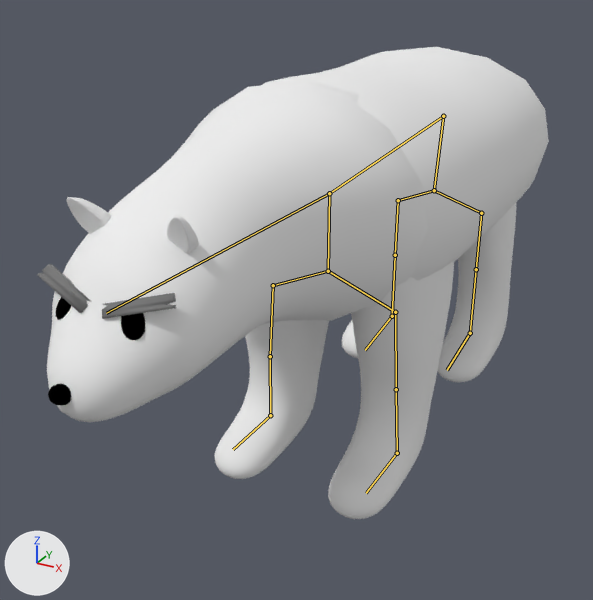
Renders of the glTF model Assets/Models/Poley.glb from each side of a commit.
Both versions are drawn from a 50 mm lens placed at (2.1, -4.57, 3.37), pointed at (-0.3, -0.2, 1.19). Arrows for +X, +Y and +Z are at lower left; the lights stay in place. The first picture is the older version. The bones that bend it are drawn over the model as lines.
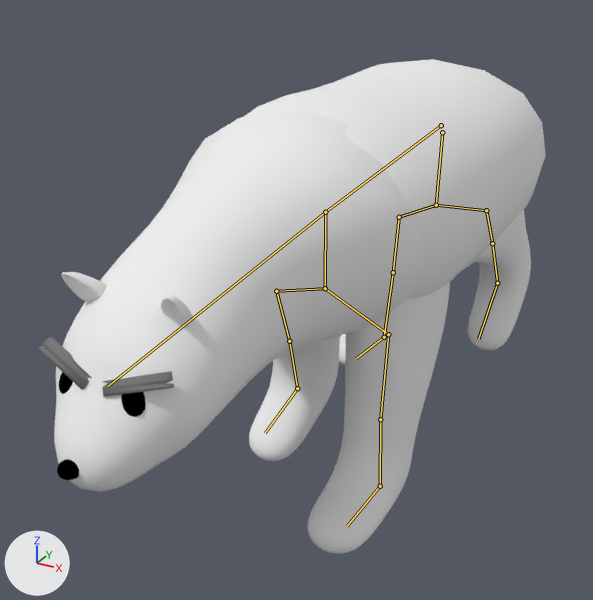
The newer file adds an action. The first version stands in its rest pose; the second is drawn at frame 12 of the action 'run'.

Where the change shows, as pixel boxes [x1, y1, x2, y2] in the pictures (593 x 600 px):
```json
{"object": "Cube.005", "change": "posed", "before": [37, 81, 428, 422], "after": [38, 109, 425, 492], "on screen": "12% taller"}
{"object": "Cube.001", "change": "posed", "before": [263, 47, 549, 281], "after": [245, 59, 546, 299]}
{"object": "Cube.003", "change": "posed", "before": [328, 261, 454, 519], "after": [308, 282, 450, 554], "on screen": "13% wider"}
{"object": "Cube.006", "change": "posed", "before": [215, 320, 329, 479], "after": [249, 335, 340, 461]}
{"object": "Cube.008", "change": "posed", "before": [438, 203, 516, 382], "after": [468, 210, 531, 350]}
{"object": "Cube.009", "change": "posed", "before": [342, 320, 358, 358], "after": [339, 334, 346, 365]}
{"bone": "Bone.001", "before": "(443, 116) to (329, 193)", "after": "(441, 125) to (325, 212)"}
{"bone": "Bone.002", "before": "(329, 193) to (106, 313)", "after": "(325, 212) to (108, 386)"}
{"bone": "Bone.003_L", "before": "(328, 271) to (395, 312)", "after": "(325, 288) to (388, 334)"}
{"bone": "Bone.003_L.002", "before": "(396, 389) to (397, 453)", "after": "(380, 419) to (380, 486)"}
{"bone": "Bone.003_R", "before": "(328, 271) to (273, 285)", "after": "(325, 288) to (276, 291)"}
{"bone": "Bone.003_R.002", "before": "(270, 356) to (270, 415)", "after": "(289, 341) to (297, 388)"}
{"bone": "Bone.004", "before": "(443, 116) to (434, 190)", "after": "(442, 132) to (436, 205)"}
{"bone": "Bone.004_L", "before": "(434, 190) to (481, 213)", "after": "(436, 205) to (486, 210)"}
{"bone": "Bone.004_L.002", "before": "(476, 269) to (470, 333)", "after": "(492, 243) to (497, 283)"}
{"bone": "Bone.004_R", "before": "(434, 190) to (398, 200)", "after": "(436, 205) to (399, 217)"}
{"bone": "Bone.004_R.002", "before": "(395, 255) to (392, 316)", "after": "(393, 272) to (384, 337)"}
```

Edits to the scene script, one JSON object a line:
```json
{"block": "bone_bone_001", "where": "bone_bone_001 = bpy.data.objects['Armature'].pose.bones['Bone.001']"}
{"op": "set", "path": "bone_bone_001.location", "old": "(0.0, 0.0, 0.0)", "new": "(0.0, 0.052, 0.062)"}
{"op": "set", "path": "bone_bone_001.rotation_quaternion", "old": "(1.0, 0.0, 0.0, 0.0)", "new": "(1.0, 0.009, 0.0, 0.0)", "note": "degrees (0, 0, 0) -> degrees (1, 0, 0)"}
{"block": "bone_bone_002", "where": "bone_bone_002 = bpy.data.objects['Armature'].pose.bones['Bone.002']  # child of 'Bone.001'"}
{"op": "set", "path": "bone_bone_002.rotation_quaternion", "old": "(1.0, 0.0, 0.0, 0.0)", "new": "(0.999, 0.045, 0.0, 0.0)", "note": "degrees (0, 0, 0) -> degrees (5, 0, 0)"}
{"block": "bone_bone_003_l", "where": "bone_bone_003_l = bpy.data.objects['Armature'].pose.bones['Bone.003_L']  # child of 'Bone.003'"}
{"op": "set", "path": "bone_bone_003_l.rotation_quaternion", "old": "(1.0, 0.0, 0.0, 0.0)", "new": "(0.989, -0.057, -0.131, 0.033)", "note": "degrees (0, 0, 0) -> degrees (-7, -15, 5)"}
{"block": "bone_bone_003_l_002", "where": "bone_bone_003_l_002 = bpy.data.objects['Armature'].pose.bones['Bone.003_L.002']  # child of 'Bone.003_L.001'"}
{"op": "set", "path": "bone_bone_003_l_002.rotation_quaternion", "old": "(1.0, 0.0, 0.0, 0.0)", "new": "(0.994, 0.107, 0.004, -0.008)", "note": "degrees (0, 0, 0) -> degrees (12, 1, -1)"}
{"block": "bone_bone_003_r", "where": "bone_bone_003_r = bpy.data.objects['Armature'].pose.bones['Bone.003_R']  # child of 'Bone.003'"}
{"op": "set", "path": "bone_bone_003_r.rotation_quaternion", "old": "(1.0, 0.0, 0.0, 0.0)", "new": "(0.977, 0.082, -0.19, 0.047)", "note": "degrees (0, 0, 0) -> degrees (9, -22, 4)"}
{"block": "bone_bone_003_r_002", "where": "bone_bone_003_r_002 = bpy.data.objects['Armature'].pose.bones['Bone.003_R.002']  # child of 'Bone.003_R.001'"}
{"op": "set", "path": "bone_bone_003_r_002.rotation_quaternion", "old": "(1.0, 0.0, 0.0, 0.0)", "new": "(0.995, -0.096, 0.004, -0.007)", "note": "degrees (0, 0, 0) -> degrees (-11, 0, -1)"}
{"block": "bone_bone_004", "where": "bone_bone_004 = bpy.data.objects['Armature'].pose.bones['Bone.004']"}
{"op": "set", "path": "bone_bone_004.location", "old": "(0.0, 0.0, 0.0)", "new": "(0.0, 0.128, 0.023)"}
{"op": "set", "path": "bone_bone_004.rotation_quaternion", "old": "(1.0, 0.0, 0.0, 0.0)", "new": "(0.998, 0.058, 0.0, 0.0)", "note": "degrees (0, 0, 0) -> degrees (7, 0, 0)"}
{"block": "bone_bone_004_l", "where": "bone_bone_004_l = bpy.data.objects['Armature'].pose.bones['Bone.004_L']  # child of 'Bone.004'"}
{"op": "set", "path": "bone_bone_004_l.rotation_quaternion", "old": "(1.0, 0.0, 0.0, 0.0)", "new": "(0.962, 0.13, 0.237, -0.046)", "note": "degrees (0, 0, 0) -> degrees (15, 28, -2)"}
{"block": "bone_bone_004_l_002", "where": "bone_bone_004_l_002 = bpy.data.objects['Armature'].pose.bones['Bone.004_L.002']  # child of 'Bone.004_L.001'"}
{"op": "set", "path": "bone_bone_004_l_002.rotation_quaternion", "old": "(1.0, 0.0, 0.0, 0.0)", "new": "(0.999, -0.042, 0.0, -0.013)", "note": "degrees (0, 0, 0) -> degrees (-5, 0, -2)"}
{"block": "bone_bone_004_r", "where": "bone_bone_004_r = bpy.data.objects['Armature'].pose.bones['Bone.004_R']  # child of 'Bone.004'"}
{"op": "set", "path": "bone_bone_004_r.rotation_quaternion", "old": "(1.0, 0.0, 0.0, 0.0)", "new": "(0.991, -0.066, 0.113, -0.022)", "note": "degrees (0, 0, 0) -> degrees (-8, 13, -3)"}
{"block": "bone_bone_004_r_002", "where": "bone_bone_004_r_002 = bpy.data.objects['Armature'].pose.bones['Bone.004_R.002']  # child of 'Bone.004_R.001'"}
{"op": "set", "path": "bone_bone_004_r_002.rotation_quaternion", "old": "(1.0, 0.0, 0.0, 0.0)", "new": "(0.999, -0.042, 0.0, 0.013)", "note": "degrees (0, 0, 0) -> degrees (-5, 0, 2)"}
```
